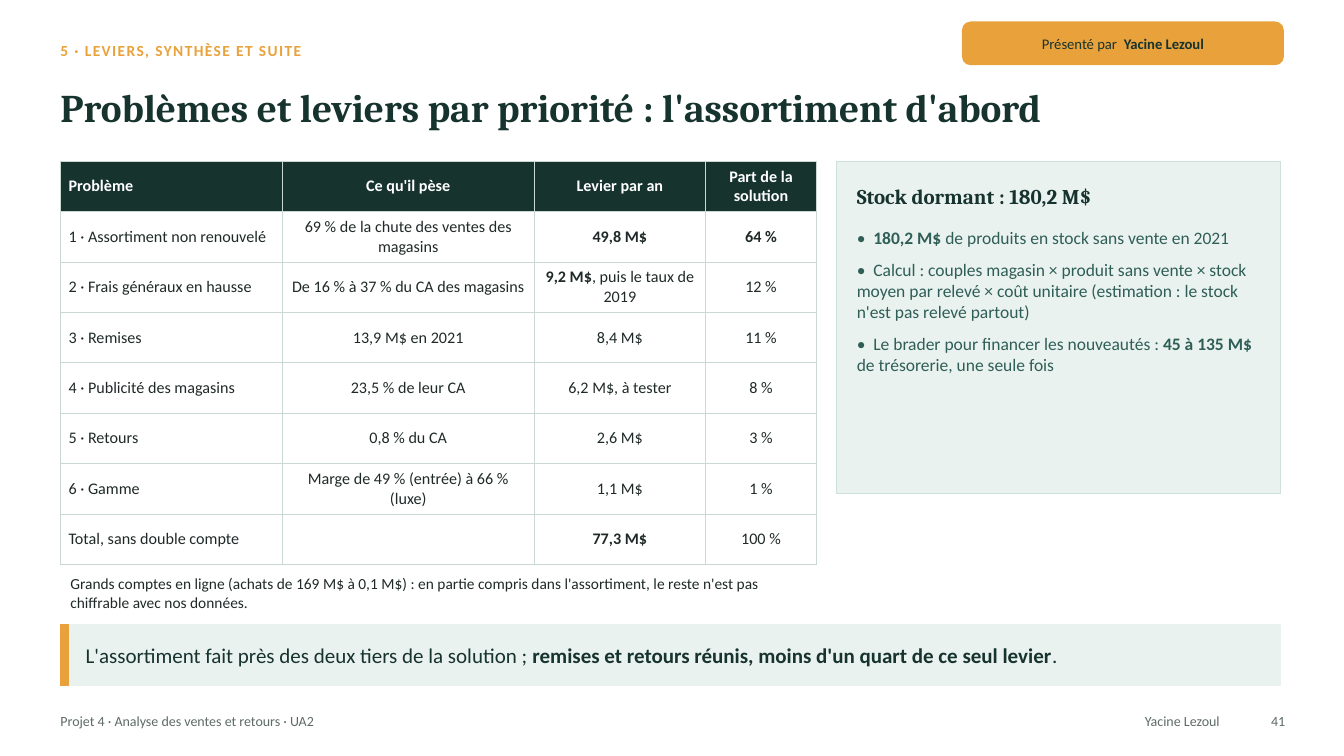
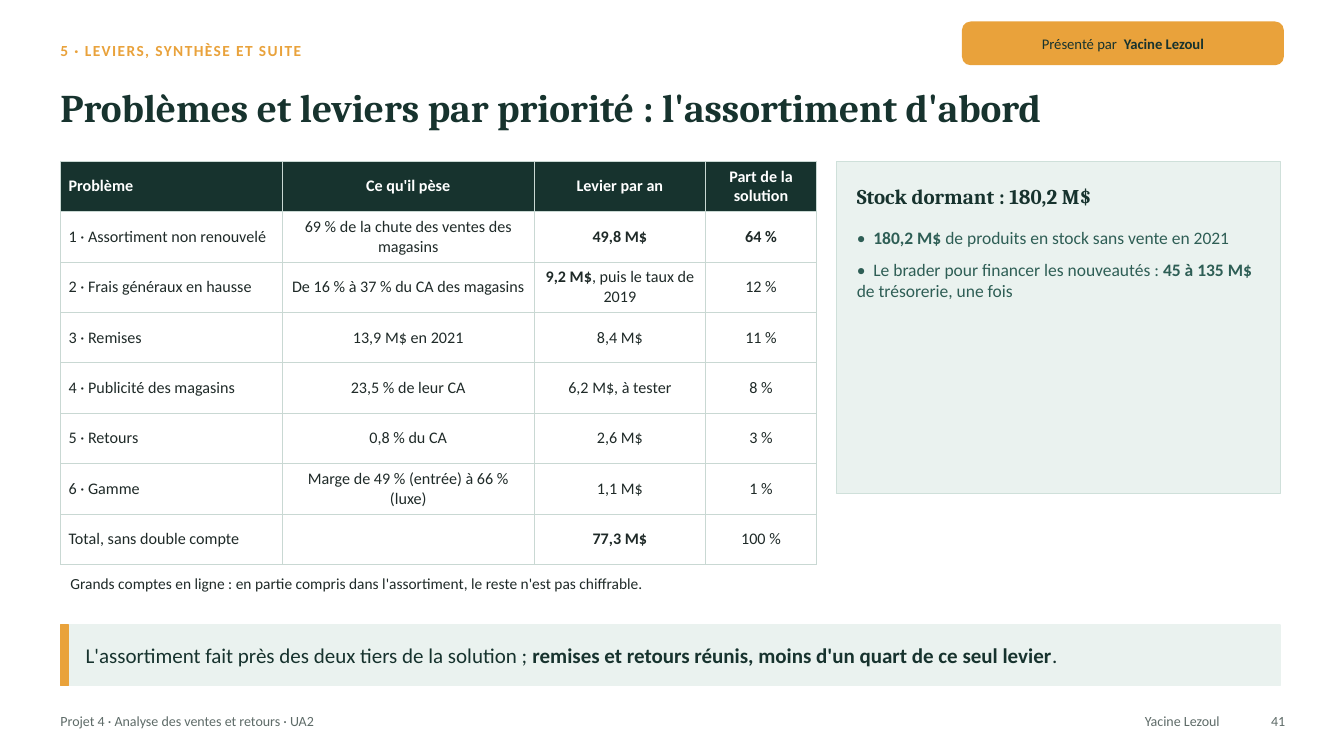
Before and after one commit to lezoul/projet4-contoso, a slide deck: slide 41 of reports/presentations/UA2_presentation_L3_L4.pptx. Drawn at 1344x756 pixels with LibreOffice and Linux fonts; fonts in the diff are those of the drawing. Boxes give left, top, right and bottom in pixels: in the first picture for what was removed or moved away, otherwise in the second. Text is boxed around its words. In the diff, an @@ line names an element or a change of style, - is before the commit and + after.

```diff
--- a/reports/presentations/UA2_presentation_L3_L4.pptx
+++ b/reports/presentations/UA2_presentation_L3_L4.pptx
@@ text at [857, 264, 1252, 299]: text changed @@
-• Calcul : couples magasin × produit sans vente × stock moyen par relevé × coût unitaire (estimation : le stock n'est pas relevé partout)
-• Le brader pour financer les nouveautés : 45 à 135 M$ de trésorerie, une seule fois
+• Le brader pour financer les nouveautés : 45 à 135 M$ de trésorerie, une fois
@@ text at [70, 578, 642, 592]: text changed @@
-Grands comptes en ligne (achats de 169 M$ à 0,1 M$) : en partie compris dans l'assortiment, le reste n'est pas chiffrable avec nos données.
+Grands comptes en ligne : en partie compris dans l'assortiment, le reste n'est pas chiffrable.
```
Also in this commit, not shown: 9 other slides changed.
